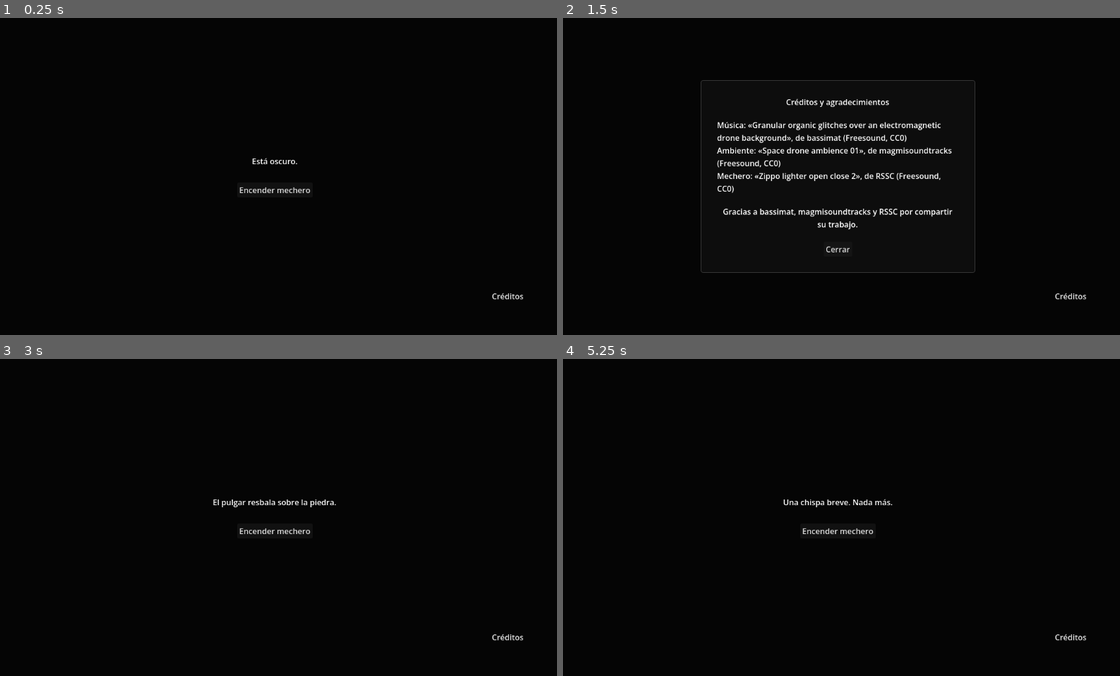
Above: before the commit, frames 1-4 (two rows, left to right).
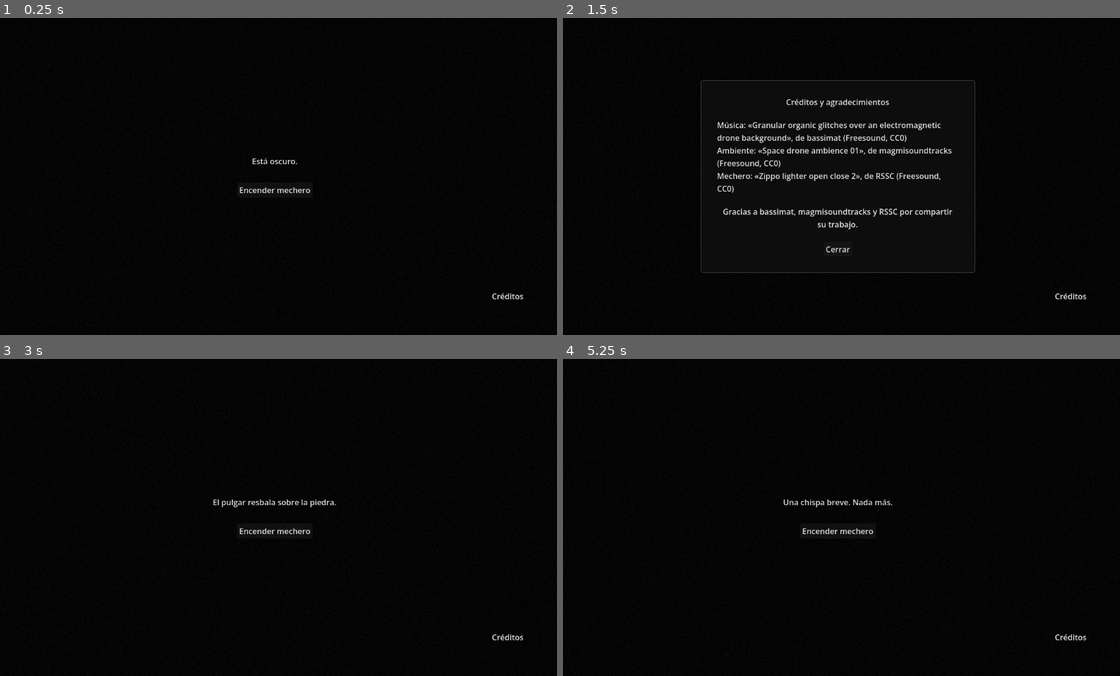
Above: after the commit, the same moments.

Repository: Itros97/GrimWorld
Game: Godot game, scene res://ui/main_screen.tscn
Same seed, same stepped clock (60 frames per second), same inputs: the game is played once before the commit and once after it.
Inputs:
- Up to frame 1 (0.25 s): no input
- Up to frame 2 (1.5 s): click "Créditos" at 0.5 s; click "Encender mechero" at 1.25 s
- Up to frame 3 (3 s): click "Cerrar" at 2 s; click "Encender mechero" at 2.75 s
- Up to frame 4 (5.25 s): click "Créditos" at 3.5 s; click "Cerrar" at 4.25 s; click "Encender mechero" at 5 s

The runs differ from the first frame. In frame 1, less than 0.1% of the frame differs, in the area x 45-53%, y 44-47%; in frame 2, 0.7%, in the area x 27-70%, y 25-67%; in frame 3, less than 0.1%; in frame 4, less than 0.1%.

Commit message:
feat(ui): light the room with data-driven levels, grain and flicker
Each light level in game.json sets the background and text colours,
film grain and flame flicker; the brightest active one wins and the
screen fades to it. Darkness is defined there too.

Co-Authored-By: Claude Opus 5.5 <noreply@anthropic.com>

Diff:
--- a/data/game.json
+++ b/data/game.json
@@ -8,6 +8,10 @@
 		"lighter_fail_3": "El pulgar resbala sobre la piedra.",
 		"lighter_fail_4": "Chasquido. Sigue oscuro."
 	},
+	"darkness": { "background": "#050505", "text": "#dfdfdf", "grain": 0.06 },
+	"light_levels": [
+		{ "flag": "lighter_lit", "background": "#2a1608", "text": "#f2e6d8", "grain": 0.04, "flicker": 0.15 }
+	],
 	"actions": [
 		{
 			"id": "light_lighter",
--- a/models/game_data.gd
+++ b/models/game_data.gd
@@ -1,10 +1,12 @@
 class_name GameData
 extends RefCounted
-## Game content loaded from data/game.json: texts and actions. Validated on load.
+## Game content loaded from data/game.json: texts, actions and light levels. Validated on load.
 
 var start_message : StringName
 var messages : Dictionary[StringName, String] = {}
 var actions : Array[ActionData] = []
+var darkness : LightLevelData
+var light_levels : Array[LightLevelData] = []
 
 ## Parses and validates the JSON text; the result holds every error found, with its field path.
 static func parse(json_text : String) -> LoadResult:
@@ -28,6 +30,10 @@
 		if game.find_action(action.id) != null:
 			errors.append("%s.id: duplicate action id '%s'" % [path, action.id])
 		game.actions.append(action)
+	game.darkness = LightLevelData.look_from(JsonReader.read_dict(dict, "darkness", "", errors), "darkness", errors)
+	var levels := JsonReader.read_optional_dict_array(dict, "light_levels", "", errors)
+	for i in levels.size():
+		game.light_levels.append(LightLevelData.from(levels[i], "light_levels[%d]" % i, errors))
 	game._check_message_references(errors)
 	return game
 
@@ -37,6 +43,13 @@
 		if action.id == id:
 			return action
 	return null
+
+## Brightest light level whose flag is set (the last one in the list), or darkness when none is.
+func light_level(state : GameState) -> LightLevelData:
+	for i in range(light_levels.size() - 1, -1, -1):
+		if state.has_flag(light_levels[i].flag):
+			return light_levels[i]
+	return darkness
 
 ## Text of the message with this id; fails loud when the id is unknown.
 func message(id : StringName) -> String:
--- a/models/json_reader.gd
+++ b/models/json_reader.gd
@@ -37,6 +37,18 @@
 	errors.append("%s: expected a number between %s and %s, got %s" % [field_path(path, key), min_value, max_value, value])
 	return min_value
 
+## Number field that may be missing; 0 when it is.
+static func read_optional_number(dict : Dictionary, key : String, path : String, errors : Array[String], min_value : float, max_value : float) -> float:
+	return read_number(dict, key, path, errors, min_value, max_value) if dict.has(key) else 0.0
+
+## Colour field written as HTML hex, e.g. "#2a1608".
+static func read_color(dict : Dictionary, key : String, path : String, errors : Array[String]) -> Color:
+	var value : Variant = dict.get(key)
+	if value is String and Color.html_is_valid(value):
+		return Color.html(value)
+	errors.append("%s: expected a hex colour like \"#2a1608\", got %s" % [field_path(path, key), value])
+	return Color.BLACK
+
 ## Object field.
 static func read_dict(dict : Dictionary, key : String, path : String, errors : Array[String]) -> Dictionary:
 	var value : Variant = dict.get(key)
@@ -55,6 +67,12 @@
 	items.assign(value)
 	return items
 
+## Array field of objects that may be missing; empty when it is.
+static func read_optional_dict_array(dict : Dictionary, key : String, path : String, errors : Array[String]) -> Array[Dictionary]:
+	if not dict.has(key):
+		return [] as Array[Dictionary]
+	return read_dict_array(dict, key, path, errors)
+
 ## Non-empty array field whose items are all non-empty strings.
 static func read_id_array(dict : Dictionary, key : String, path : String, errors : Array[String]) -> Array[StringName]:
 	var ids : Array[StringName] = []
--- /dev/null
+++ b/models/light_level_data.gd
@@ -0,0 +1,45 @@
+class_name LightLevelData
+extends RefCounted
+## How the screen looks under some light: colours, film grain and flame flicker. Defined in data/game.json.
+
+var flag : StringName
+var background : Color
+var text : Color
+var grain : float
+var flicker : float
+
+## Light level with these values.
+static func with(p_flag : StringName, p_background : Color, p_text : Color, p_grain : float = 0.0, p_flicker : float = 0.0) -> LightLevelData:
+	var level := LightLevelData.new()
+	level.flag = p_flag
+	level.background = p_background
+	level.text = p_text
+	level.grain = p_grain
+	level.flicker = p_flicker
+	return level
+
+## Builds a flagged level from its JSON object; appends to errors every field that is wrong.
+static func from(dict : Dictionary, path : String, errors : Array[String]) -> LightLevelData:
+	var level := look_from(dict, path, errors)
+	level.flag = JsonReader.read_string(dict, "flag", path, errors)
+	return level
+
+## Builds a level without flag (such as darkness) from its JSON object.
+static func look_from(dict : Dictionary, path : String, errors : Array[String]) -> LightLevelData:
+	return with(
+		&"",
+		JsonReader.read_color(dict, "background", path, errors),
+		JsonReader.read_color(dict, "text", path, errors),
+		JsonReader.read_optional_number(dict, "grain", path, errors, 0.0, 1.0),
+		JsonReader.read_optional_number(dict, "flicker", path, errors, 0.0, 1.0),
+	)
+
+## Look part of the way from this level to the target; weight 0 is this one, 1 is the target.
+func blend(target : LightLevelData, weight : float) -> LightLevelData:
+	return with(
+		target.flag,
+		background.lerp(target.background, weight),
+		text.lerp(target.text, weight),
+		lerpf(grain, target.grain, weight),
+		lerpf(flicker, target.flicker, weight),
+	)
--- a/tests/fixtures.gd
+++ b/tests/fixtures.gd
@@ -13,6 +13,7 @@
 	return {
 		"start_message": "dark",
 		"messages": messages,
+		"darkness": { "background": "#050505", "text": "#dfdfdf" },
 		"actions": [{
 			"id": String(ACTION_ID),
 			"label": "Light lighter",
--- /dev/null
+++ b/tests/light_level_test.gd
@@ -0,0 +1,71 @@
+extends TestCase
+## Light and grain specs: the screen look follows the brightest light level whose flag is set.
+
+func test_no_flag_uses_darkness() -> void:
+	var game := _game()
+	assert_eq(game.light_level(GameState.new()), game.darkness, "level")
+	assert_eq(game.darkness.grain, 0.06, "darkness grain")
+
+func test_lit_lighter_uses_its_level() -> void:
+	var level := _game().light_level(_state_with([&"lighter_lit"]))
+	assert_eq(level.background, Color.html("#2a1608"), "background")
+	assert_eq(level.text, Color.html("#f2e6d8"), "text")
+	assert_eq(level.grain, 0.04, "grain")
+	assert_eq(level.flicker, 0.15, "flicker")
+
+func test_last_active_level_wins() -> void:
+	var level := _game().light_level(_state_with([&"lighter_lit", &"fire_burning"]))
+	assert_eq(level.flag, &"fire_burning", "flag")
+
+func test_levels_are_optional() -> void:
+	var game := Fixtures.game()
+	assert_eq(game.light_level(_state_with([&"lighter_lit"])), game.darkness, "level")
+
+func test_missing_grain_and_flicker_are_zero() -> void:
+	var level := _game().light_level(_state_with([&"lighter_lit", &"fire_burning"]))
+	assert_eq([level.grain, level.flicker], [0.0, 0.0], "grain and flicker")
+
+func test_flicker_out_of_range_fails_naming_the_field() -> void:
+	var dict := _game_dict()
+	dict.light_levels[0].flicker = 1.5
+	_assert_fails(dict, "light_levels[0].flicker")
+
+func test_missing_darkness_fails() -> void:
+	var dict := _game_dict()
+	dict.erase("darkness")
+	_assert_fails(dict, "darkness")
+
+func test_blend_halfway_mixes_every_value() -> void:
+	var from := LightLevelData.with(&"", Color.BLACK, Color.WHITE, 0.2, 0.0)
+	var to := LightLevelData.with(&"lit", Color.WHITE, Color.BLACK, 0.0, 0.4)
+	var half := from.blend(to, 0.5)
+	assert_eq([half.background, half.text, half.grain, half.flicker], [Color(0.5, 0.5, 0.5), Color(0.5, 0.5, 0.5), 0.1, 0.2], "halfway")
+
+func test_invalid_colour_fails_naming_the_field() -> void:
+	var dict := _game_dict()
+	dict.light_levels[0].background = "orange-ish"
+	_assert_fails(dict, "light_levels[0].background")
+
+func _game_dict() -> Dictionary:
+	var dict := Fixtures.game_dict()
+	dict.darkness = { "background": "#050505", "text": "#dfdfdf", "grain": 0.06 }
+	dict.light_levels = [
+		{ "flag": "lighter_lit", "background": "#2a1608", "text": "#f2e6d8", "grain": 0.04, "flicker": 0.15 },
+		{ "flag": "fire_burning", "background": "#8a5a30", "text": "#1a1008" },
+	]
+	return dict
+
+func _game() -> GameData:
+	var result := GameData.parse(JSON.stringify(_game_dict()))
+	assert(result.is_ok(), "Invalid light fixture: %s" % ", ".join(result.errors))
+	return result.data
+
+func _state_with(flags : Array[StringName]) -> GameState:
+	var state := GameState.new()
+	for flag in flags:
+		state.flags[flag] = true
+	return state
+
+func _assert_fails(dict : Dictionary, expected_path : String) -> void:
+	var errors := ", ".join(GameData.parse(JSON.stringify(dict)).errors)
+	assert_true(errors.contains(expected_path), "an error names %s: %s" % [expected_path, errors])
--- /dev/null
+++ b/ui/light_background.gdshader
@@ -0,0 +1,19 @@
+shader_type canvas_item;
+// Room background: base colour with flame flicker on its brightness and animated film grain on top.
+
+uniform vec4 base_color : source_color = vec4(0.02, 0.02, 0.02, 1.0);
+uniform float grain = 0.0;
+uniform float flicker = 0.0;
+
+// Pseudo-random value in [0, 1) for a pixel.
+float hash(vec2 p) {
+	return fract(sin(dot(p, vec2(12.9898, 78.233))) * 43758.5453);
+}
+
+void fragment() {
+	// Sines with unrelated frequencies never line up, so the flame does not pulse regularly.
+	float wave = sin(TIME * 7.3) * 0.5 + sin(TIME * 13.1 + 1.7) * 0.3 + sin(TIME * 23.7 + 4.1) * 0.2;
+	vec3 color = base_color.rgb * (1.0 + flicker * wave);
+	float noise = hash(floor(FRAGCOORD.xy) + fract(TIME * 0.731) * 917.0) - 0.5;
+	COLOR = vec4(color + noise * grain, 1.0);
+}
--- a/ui/main_screen.gd
+++ b/ui/main_screen.gd
@@ -1,12 +1,20 @@
-extends MarginContainer
-## Paints the current message and one button per available action. Holds no game logic.
+extends Control
+## Paints the current message, one button per available action and the light of the room. Holds no game logic.
+## The background colour, grain and flicker are drawn by light_background.gdshader.
 
+const LIGHT_FADE_SECONDS := 1.5
+const BUTTON_FONT_COLORS : Array[StringName] = [&"font_color", &"font_hover_color", &"font_pressed_color", &"font_focus_color"]
+
+@onready var _background : ColorRect = %Background
 @onready var _message_label : Label = %MessageLabel
 @onready var _action_list : VBoxContainer = %ActionList
 @onready var _credits_button : Button = %CreditsButton
 @onready var _credits_panel : PanelContainer = %CreditsPanel
 
+var _light : LightLevelData
+
 func _ready() -> void:
+	theme = Theme.new()
 	_credits_button.pressed.connect(_credits_panel.show)
 	GameManager.STATE_CHANGED.connect(_render)
 	_render(GameManager.state)
@@ -21,3 +29,27 @@
 		button.text = action.label
 		button.pressed.connect(GameManager.action_requested.emit.bind(action.id))
 		_action_list.add_child(button)
+	_show_light(GameManager.game.light_level(state))
+
+## Paints the light level: at once on the first render, with a fade when the light changes.
+func _show_light(level : LightLevelData) -> void:
+	if level == _light:
+		return
+	var previous := _light
+	_light = level
+	if previous == null:
+		_paint_light(level)
+		return
+	create_tween().tween_method(
+		func(weight : float) -> void: _paint_light(previous.blend(level, weight)),
+		0.0, 1.0, LIGHT_FADE_SECONDS)
+
+## Sends the look to the background shader and sets the text colour of every label and button.
+func _paint_light(level : LightLevelData) -> void:
+	var material := _background.material as ShaderMaterial
+	material.set_shader_parameter(&"base_color", level.background)
+	material.set_shader_parameter(&"grain", level.grain)
+	material.set_shader_parameter(&"flicker", level.flicker)
+	theme.set_color(&"font_color", &"Label", level.text)
+	for item in BUTTON_FONT_COLORS:
+		theme.set_color(item, &"Button", level.text)
--- a/ui/main_screen.tscn
+++ b/ui/main_screen.tscn
@@ -2,8 +2,33 @@
 
 [ext_resource type="Script" path="res://ui/main_screen.gd" id="1_screen"]
 [ext_resource type="PackedScene" path="res://ui/credits_panel.tscn" id="2_credits"]
+[ext_resource type="Shader" path="res://ui/light_background.gdshader" id="3_light"]
 
-[node name="MainScreen" type="MarginContainer"]
+[sub_resource type="ShaderMaterial" id="ShaderMaterial_light"]
+shader = ExtResource("3_light")
+
+[node name="MainScreen" type="Control"]
+layout_mode = 3
+anchors_preset = 15
+anchor_right = 1.0
+anchor_bottom = 1.0
+grow_horizontal = 2
+grow_vertical = 2
+script = ExtResource("1_screen")
+
+[node name="Background" type="ColorRect" parent="."]
+unique_name_in_owner = true
+layout_mode = 1
+anchors_preset = 15
+anchor_right = 1.0
+anchor_bottom = 1.0
+grow_horizontal = 2
+grow_vertical = 2
+mouse_filter = 2
+material = SubResource("ShaderMaterial_light")
+
+[node name="Margin" type="MarginContainer" parent="."]
+layout_mode = 1
 anchors_preset = 15
 anchor_right = 1.0
 anchor_bottom = 1.0
@@ -13,25 +38,24 @@
 theme_override_constants/margin_top = 64
 theme_override_constants/margin_right = 64
 theme_override_constants/margin_bottom = 64
-script = ExtResource("1_screen")
 
-[node name="Content" type="VBoxContainer" parent="."]
+[node name="Content" type="VBoxContainer" parent="Margin"]
 layout_mode = 2
 size_flags_vertical = 4
 theme_override_constants/separation = 32
 
-[node name="MessageLabel" type="Label" parent="Content"]
+[node name="MessageLabel" type="Label" parent="Margin/Content"]
 unique_name_in_owner = true
 layout_mode = 2
 horizontal_alignment = 1
 autowrap_mode = 3
 
-[node name="ActionList" type="VBoxContainer" parent="Content"]
+[node name="ActionList" type="VBoxContainer" parent="Margin/Content"]
 unique_name_in_owner = true
 layout_mode = 2
 size_flags_horizontal = 4
 
-[node name="CreditsButton" type="Button" parent="."]
+[node name="CreditsButton" type="Button" parent="Margin"]
 unique_name_in_owner = true
 layout_mode = 2
 size_flags_horizontal = 8
@@ -39,7 +63,7 @@
 flat = true
 text = "Créditos"
 
-[node name="CreditsPanel" parent="." instance=ExtResource("2_credits")]
+[node name="CreditsPanel" parent="Margin" instance=ExtResource("2_credits")]
 unique_name_in_owner = true
 visible = false
 layout_mode = 2
Not shown, added: models/light_level_data.gd.uid
Not shown, added: tests/light_level_test.gd.uid
Not shown, added: ui/light_background.gdshader.uid
Not shown, changed: README.md
